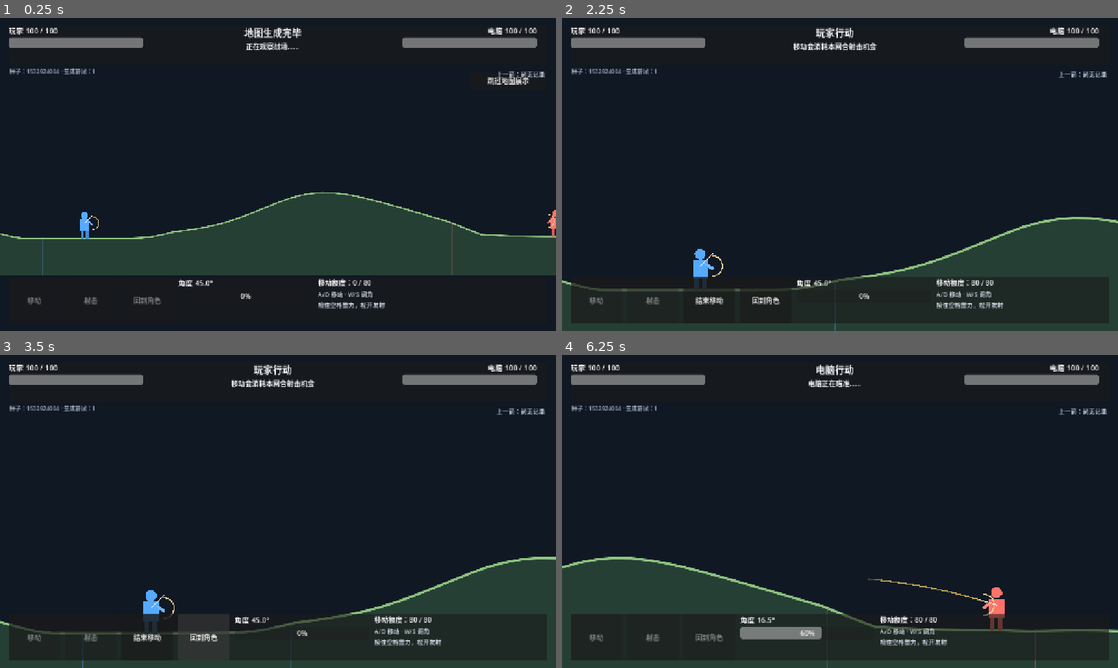
Above: before the commit, frames 1-4 (two rows, left to right).
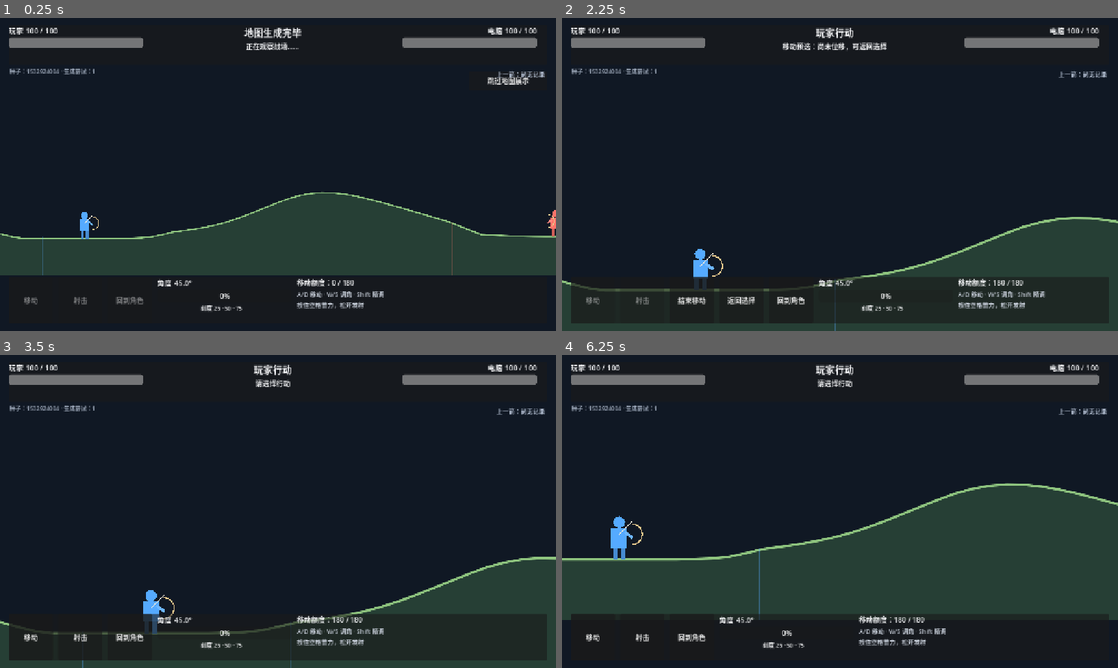
Above: after the commit, the same moments.

Repository: Xiangyu-Gu-6/Archers-Battle-Demo
Game: Godot game, scene res://scenes/Main.tscn
Same seed, same stepped clock (60 frames per second), same inputs: the game is played once before the commit and once after it.
Inputs (mouse positions are in pixels of both pictures, inside the frame that each line leads up to):
- Up to frame 1 (0.25 s): no input
- Up to frame 2 (2.25 s): tap Enter at 0.5 s; move the mouse to (962, 158) at 0.52 s; hold D (move_right) 0.53-1.25 s; tap S (aim_down) at 0.6 s; click (962, 158) at 0.67 s; tap W (aim_up) at 0.8 s; drag from (728, 190) to (812, 237) at 1.27 s; click "移动" at 2 s
- Up to frame 3 (3.5 s): click (177, 636) at 2.75 s, where only the run after the commit has a clickable "返回选择"
- Up to frame 4 (6.25 s): click (639, 636) at 3.5 s, where only the run after the commit has a clickable "射击"; click (689, 636) at 4.25 s, where only the run after the commit has a clickable "返回选择"; move the mouse to (895, 442) at 5.02 s; hold D (move_right) 5.03-5.75 s; hold Space (charge) 5.03-5.75 s; tap Shift at 5.3 s; drag from (812, 574) to (673, 464) at 5.77 s

The runs differ from the first frame. In frame 1, 1.2% of the frame differs, in the area x 4-70%, y 83-94%; in frame 2, 2.0%; in frame 3, 1.9%; in frame 4, 28%, in the area x 0-100%, y 3-100%.

Commit message:
feat: refine charge aim and action commitment

Diff:
--- a/scripts/game_balance.gd
+++ b/scripts/game_balance.gd
@@ -7,12 +7,17 @@
 @export var gravity := 700.0
 @export var min_speed := 250.0
 @export var max_speed := 1450.0
-@export var charge_half_cycle := 1.5
-@export var move_budget := 80.0
+@export var charge_half_cycle := 2.0
+@export var gameplay_body_width := 36.0
+@export var move_budget := 180.0
 @export var move_speed := 125.0
 @export var min_angle := 5.0
 @export var max_angle := 85.0
-@export var angle_speed := 35.0
+@export var angle_tap_step := 0.5
+@export var angle_hold_delay := 0.25
+@export var angle_hold_speed := 15.0
+@export var fine_angle_tap_step := 0.1
+@export var fine_angle_hold_speed := 3.0
 @export var arrow_timeout := 8.0
 @export var head_damage := 50
 @export var torso_damage := 30
--- a/scripts/main.gd
+++ b/scripts/main.gd
@@ -22,6 +22,13 @@
 var charge_elapsed := 0.0
 var charge_power := 0.0
 var charging := false
+var move_committed := false
+var shot_committed := false
+var move_start_position := Vector2.ZERO
+var aim_up_held := false
+var aim_down_held := false
+var aim_hold_elapsed := 0.0
+var preview_update_elapsed := 0.0
 var active_arrow
 var rng := RandomNumberGenerator.new()
 var current_seed := 0
@@ -47,6 +54,7 @@
 var shoot_button: Button
 var end_move_button: Button
 var return_button: Button
+var cancel_button: Button
 var skip_button: Button
 var result_panel: PanelContainer
 var result_label: Label
@@ -54,6 +62,7 @@
 var hit_label: Label
 var seed_label: Label
 var last_shot_label: Label
+var power_direction_label: Label
 
 func _ready() -> void:
 	rng.randomize()
@@ -134,14 +143,16 @@
 	move_button = Button.new(); move_button.text = "移动"
 	shoot_button = Button.new(); shoot_button.text = "射击"
 	end_move_button = Button.new(); end_move_button.text = "结束移动"
+	cancel_button = Button.new(); cancel_button.text = "返回选择"
 	return_button = Button.new(); return_button.text = "回到角色"
-	for button in [move_button, shoot_button, end_move_button, return_button]:
-		button.custom_minimum_size = Vector2(118, 62)
+	for button in [move_button, shoot_button, end_move_button, cancel_button, return_button]:
+		button.custom_minimum_size = Vector2(102, 62)
 		button.focus_mode = Control.FOCUS_NONE
 		bottom_row.add_child(button)
 	move_button.pressed.connect(_choose_move)
 	shoot_button.pressed.connect(_choose_shoot)
 	end_move_button.pressed.connect(_end_move)
+	cancel_button.pressed.connect(_cancel_action)
 	return_button.pressed.connect(_return_to_actor)
 	var meter_box := VBoxContainer.new()
 	meter_box.custom_minimum_size = Vector2(310, 0)
@@ -150,13 +161,16 @@
 	power_bar.max_value = 100
 	power_bar.custom_minimum_size = Vector2(300, 28)
 	power_bar.show_percentage = true
+	power_direction_label = _make_label("刻度 25 · 50 · 75", 13)
+	power_direction_label.horizontal_alignment = HORIZONTAL_ALIGNMENT_CENTER
 	meter_box.add_child(angle_label)
 	meter_box.add_child(power_bar)
+	meter_box.add_child(power_direction_label)
 	bottom_row.add_child(meter_box)
 	var info_box := VBoxContainer.new()
 	info_box.custom_minimum_size = Vector2(240, 0)
 	move_label = _make_label("移动额度：80", 16)
-	var help := _make_label("A/D 移动 · W/S 调角\n按住空格蓄力，松开发射", 14)
+	var help := _make_label("A/D 移动 · W/S 调角 · Shift 精调\n按住空格蓄力，松开发射", 14)
 	help.add_theme_color_override("font_color", Color("#c4cbd6"))
 	info_box.add_child(move_label)
 	info_box.add_child(help)
@@ -206,6 +220,12 @@
 	match_id += 1
 	phase = Phase.GENERATING
 	charging = false
+	move_committed = false
+	shot_committed = false
+	aim_up_held = false
+	aim_down_held = false
+	aim_hold_elapsed = 0.0
+	preview_update_elapsed = 0.0
 	dragging = false
 	intro_skipped = false
 	Input.action_release("move_left")
@@ -216,6 +236,7 @@
 	trajectory = PackedVector2Array()
 	pending_player_shot.clear()
 	last_player_shot.clear()
+	last_shot_label.text = "上一箭：尚无记录"
 	queue_redraw()
 	hit_label.text = ""
 	result_panel.visible = false
@@ -289,6 +310,11 @@
 	charge_elapsed = 0.0
 	charge_power = 0.0
 	move_remaining = balance.move_budget
+	move_committed = false
+	shot_committed = false
+	aim_up_held = false
+	aim_down_held = false
+	aim_hold_elapsed = 0.0
 	phase = Phase.SELECT
 	hit_label.text = ""
 	_focus_actor(current_side)
@@ -299,12 +325,15 @@
 func _choose_move() -> void:
 	if phase != Phase.SELECT or current_side != 0: return
 	phase = Phase.MOVE
-	status_label.text = "移动会消耗本回合射击机会"
+	move_committed = false
+	move_start_position = archers[0].global_position
+	status_label.text = "移动预选：尚未位移，可返回选择"
 	_update_ui()
 
 func _choose_shoot() -> void:
 	if phase != Phase.SELECT or current_side != 0: return
 	phase = Phase.AIM
+	shot_committed = false
 	var preview_power := float(last_player_shot.get("power", 0.5))
 	status_label.text = "预览力度 %d%%，按住空格开始实际蓄力" % roundi(preview_power * 100.0)
 	_update_trajectory(preview_power)
@@ -313,6 +342,19 @@
 func _end_move() -> void:
 	if phase != Phase.MOVE or current_side != 0: return
 	_finish_action()
+
+func _cancel_action() -> void:
+	if current_side != 0: return
+	if phase == Phase.MOVE and not move_committed:
+		phase = Phase.SELECT
+	elif phase == Phase.AIM and not shot_committed:
+		phase = Phase.SELECT
+	else:
+		return
+	trajectory = PackedVector2Array()
+	queue_redraw()
+	status_label.text = "请选择行动"
+	_update_ui()
 
 func _return_to_actor() -> void:
 	if phase in [Phase.SELECT, Phase.MOVE, Phase.AIM, Phase.CHARGE]: _focus_actor(current_side)
@@ -327,14 +369,23 @@
 			_move_actor(archers[0], axis, delta)
 	if phase in [Phase.AIM, Phase.CHARGE] and current_side == 0:
 		if phase == Phase.AIM:
-			var aim_axis := Input.get_axis("aim_down", "aim_up")
+			var aim_axis := float(int(aim_up_held) - int(aim_down_held))
 			if absf(aim_axis) > 0.01:
-				archers[0].aim_angle = clampf(archers[0].aim_angle + aim_axis * balance.angle_speed * delta, balance.min_angle, balance.max_angle)
-				archers[0].queue_redraw()
+				aim_hold_elapsed += delta
+				if aim_hold_elapsed >= balance.angle_hold_delay:
+					var hold_speed: float = balance.fine_angle_hold_speed if Input.is_key_pressed(KEY_SHIFT) else balance.angle_hold_speed
+					archers[0].aim_angle = clampf(archers[0].aim_angle + aim_axis * hold_speed * delta, balance.min_angle, balance.max_angle)
+					archers[0].queue_redraw()
+					_update_trajectory(float(last_player_shot.get("power", 0.5)))
+			else:
+				aim_hold_elapsed = 0.0
 		if phase == Phase.CHARGE:
 			charge_elapsed += delta
 			charge_power = _triangle_power(charge_elapsed)
-		_update_trajectory(charge_power)
+			preview_update_elapsed += delta
+			if preview_update_elapsed >= 1.0 / 30.0:
+				preview_update_elapsed = 0.0
+				_update_trajectory(charge_power)
 		_update_ui()
 	if phase == Phase.ARROW and is_instance_valid(active_arrow):
 		camera_goal = active_arrow.global_position
@@ -342,10 +393,27 @@
 
 func _unhandled_input(event: InputEvent) -> void:
 	if event is InputEventKey and current_side == 0:
+		if event.is_action("aim_up") or event.is_action("aim_down"):
+			var is_up := event.is_action("aim_up")
+			if event.pressed and not event.echo and phase == Phase.AIM:
+				if is_up: aim_up_held = true
+				else: aim_down_held = true
+				aim_hold_elapsed = 0.0
+				var tap: float = balance.fine_angle_tap_step if event.shift_pressed else balance.angle_tap_step
+				archers[0].aim_angle = clampf(archers[0].aim_angle + (tap if is_up else -tap), balance.min_angle, balance.max_angle)
+				archers[0].queue_redraw()
+				_update_trajectory(float(last_player_shot.get("power", 0.5)))
+			elif not event.pressed:
+				if is_up: aim_up_held = false
+				else: aim_down_held = false
 		if event.is_action_pressed("charge") and phase == Phase.AIM and not event.echo:
 			phase = Phase.CHARGE
 			charging = true
+			shot_committed = true
 			charge_elapsed = 0.0
+			preview_update_elapsed = 0.0
+			_focus_actor(0)
+			status_label.text = "行动已提交：蓄力中"
 		elif event.is_action_released("charge") and phase == Phase.CHARGE and charging:
 			charging = false
 			_fire_arrow(current_side, charge_power)
@@ -374,6 +442,9 @@
 	actor.position.x = next_x
 	actor.position.y = terrain.surface_y(next_x)
 	move_remaining = maxf(0.0, move_remaining - actual)
+	if actual > 0.05 and not move_committed:
+		move_committed = true
+		status_label.text = "行动已提交：移动中"
 	_focus_actor(actor.side)
 	if move_remaining <= 0.01: _finish_action()
 
@@ -584,6 +655,8 @@
 	ai_hp_text.text = "电脑 %d / %d" % [archers[1].health, archers[1].max_health]
 	angle_label.text = "角度 %.1f°" % archers[current_side].aim_angle
 	power_bar.value = charge_power * 100.0
+	var descending: bool = fmod(charge_elapsed, balance.charge_half_cycle * 2.0) > balance.charge_half_cycle
+	power_direction_label.text = "刻度 25 · 50 · 75    %s" % ("↓" if descending and phase == Phase.CHARGE else "↑" if phase == Phase.CHARGE else "")
 	move_label.text = "移动额度：%d / %d" % [roundi(move_remaining), roundi(balance.move_budget)]
 	if phase not in [Phase.INTRO, Phase.GAME_OVER]:
 		turn_label.text = "%s行动" % archers[current_side].display_name
@@ -591,4 +664,5 @@
 	move_button.disabled = not player_can_choose
 	shoot_button.disabled = not player_can_choose
 	end_move_button.visible = current_side == 0 and phase == Phase.MOVE
+	cancel_button.visible = current_side == 0 and ((phase == Phase.MOVE and not move_committed) or (phase == Phase.AIM and not shot_committed))
 	return_button.disabled = current_side != 0 or phase not in [Phase.SELECT, Phase.MOVE, Phase.AIM, Phase.CHARGE]
